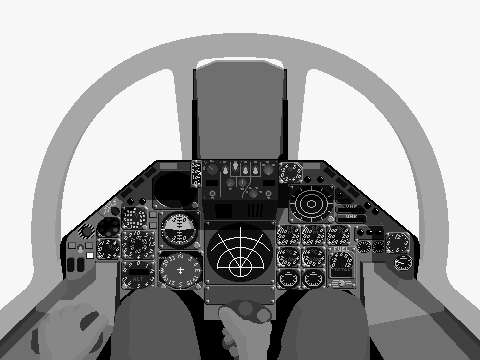
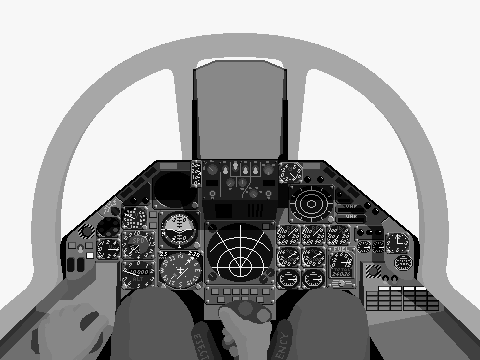
The second 480x360 image is a revision of the first. Changes to its layers:
showed "EjectTrigger" over <box>191,319,293,360</box>
showed group "Drafts" (5 layers) over <box>54,60,439,350</box>
painted on "TornadoADV_Hood" over <box>54,166,425,288</box>
painted on "TornadoADV_Frgr" over <box>108,214,426,290</box>
painted on "TornadoADV_Bkgr" over <box>122,182,439,311</box>
painted on "TornadoADV_Frame" over <box>114,60,366,325</box>
